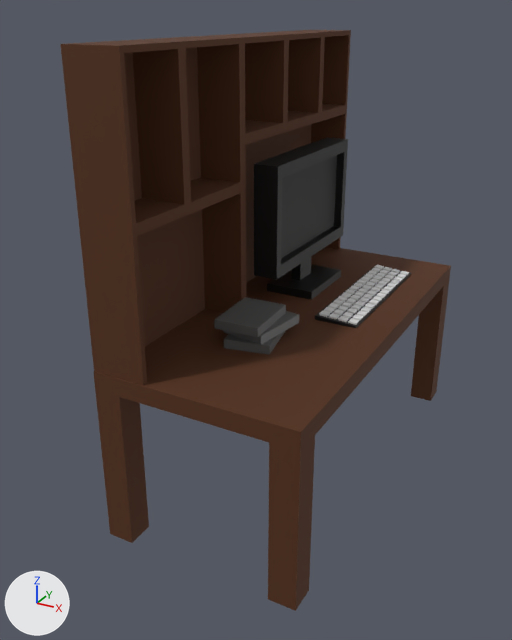
A saved change to the FBX model models/desk.fbx.
Before and after are seen from a 50 mm camera at (4.1, -7.06, 5.26) aimed at (0.48, -0.47, 1.97). Lighting does not change. The marker at lower left points along +X, +Y and +Z. Where no turn or scale is listed for an object, it has been applied to the vertices.

In view in the first picture: 'Base', 'Desk', 'Games', 'Keys', 'New Monitor', 'Shelves'.
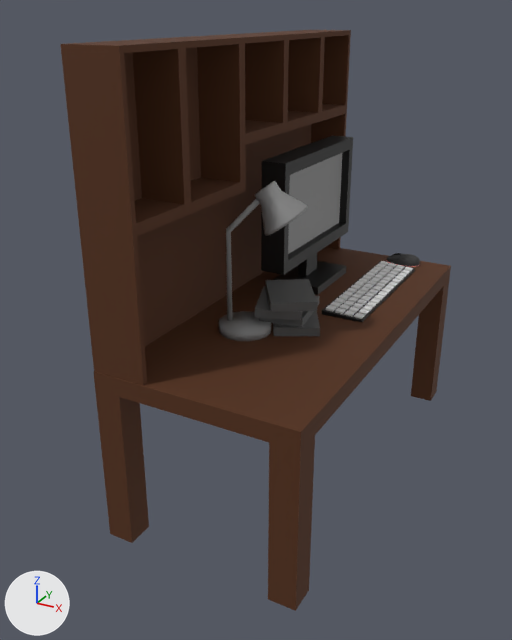
Where the newer file only moved an object's origin or applied its transform, the numbers keep the older frame.

Pixel boxes (x1, y1, x2, y2) of what changed, in the pictures (512 x 640 px; the box of a moved part takes in the faces that stretch with it):
'New Monitor', surface changed, moved (black to grey)
    before: (254, 137, 348, 300)
    after: (261, 135, 353, 295)
'Games', reshaped, moved (23% narrower)
    before: (214, 297, 299, 355)
    after: (255, 279, 320, 336)
'Lamp', added
    after: (219, 181, 308, 341)
'Keys', moved
    before: (319, 265, 409, 325)
    after: (326, 261, 413, 319)
'Base', moved
    before: (315, 265, 411, 328)
    after: (322, 261, 415, 322)
'Mouse', added
    after: (386, 253, 420, 267)
    faces in mat_mouseframe (black #3b3b3b): (386, 254, 420, 267)
part 1 of me_cube_005, cut back
    both: (137, 124, 312, 346)
part 2 of me_cube_004, moved or reshaped
    before: (224, 331, 285, 355)
    after: (273, 311, 320, 336)
part 3 of me_cube_004, moved or reshaped
    before: (223, 311, 299, 345)
    after: (259, 296, 320, 327)
part 4 of me_cube_004, moved or reshaped
    before: (214, 297, 286, 337)
    after: (255, 286, 303, 320)
part 5 of me_cube_004, added (black)
    after: (265, 279, 318, 312)

The change, as a diff of the scene's bpy script:
```diff
--- a/models/desk.fbx.py
+++ b/models/desk.fbx.py
@@ mat_screen @@
 mat_screen.roughness = 0.543
+mat_screen.emission_strength = 0.1
@@ me_cube_004 @@
 me_cube_004.from_pydata(...)  # 24 vertices, 18 faces; spans x 0.428..1.076, y -1.341..-0.498, z 2.0..2.3
+# me_cube_004 part 2: the loose piece of 8 vertices spanning x 0.438..1.062, y -1.341..-0.559, z 2.0..2.1 is turned 17.6 degrees about the z axis through its middle, then moved by (-0.847, 1.072, -2.2)
+# me_cube_004 part 3: the loose piece of 8 vertices spanning x 0.477..1.076, y -1.265..-0.498, z 2.1..2.2 is turned 17.6 degrees about the z axis through its middle, then moved by (-0.964, 1.047, -2.2)
+# me_cube_004 part 4: the loose piece of 8 vertices spanning x 0.428..0.958, y -1.333..-0.612, z 2.2..2.3 is turned 17.6 degrees about the z axis through its middle, then moved by (-0.932, 1.026, -2.2)
+# me_cube_004 part 5: the loose piece of 8 vertices spanning x 0.438..1.062, y -1.341..-0.559, z 2.0..2.1 is copied, and the copy is turned 21.7 degrees about the z axis through its middle, then moved by (-0.894, 1.033, -1.9); it spans x -0.544..0.256, y -0.346..0.513, z 0.1..0.2
 me_cube_004.materials.append(mat_games)
@@ me_cube_005 @@
-me_cube_005.from_pydata(...)  # 98 vertices, 90 faces; spans x -0.98..-0.38, y -2.4..2.4, z -1.0..2.0
+me_cube_005.from_pydata(...)  # 92 vertices, 85 faces; spans x -0.98..-0.38, y -2.4..2.4, z -1.0..2.0
+# me_cube_005 part 1
+# 8 vertices are removed from x -0.88..-0.38, y -0.54..-0.42, z -1.0..0.51
+# 12 faces are deleted
+# 2 vertices are added at (-0.38, -0.42, 0.45), (-0.88, -0.42, 0.45)
+# 7 new faces join them
 me_cube_005.materials.append(mat_wood)
@@ ob_keys @@
 ob_keys = bpy.data.objects.new('Keys', me_cube_008)
-ob_keys.location = (1.18, -0.11, 2.05)
+ob_keys.location = (1.18, 0.07, 2.05)
@@ ob_base @@
 ob_base = bpy.data.objects.new('Base', me_cube_007)
-ob_base.location = (0.6, 0.8, 3.0)
+ob_base.location = (0.6, 0.98, 3.0)
@@ ob_games @@
 ob_games = bpy.data.objects.new('Games', me_cube_004)
-ob_games.location = (0.0, 0.0, 0.0)
+ob_games.location = (1.04, -0.52, 2.2)
@@ ob_new_monitor @@
 ob_new_monitor = bpy.data.objects.new('New Monitor', me_cube_003)
-ob_new_monitor.location = (-0.1, 0.8, 3.0)
+ob_new_monitor.location = (-0.1, 0.98, 3.0)
@@ ob_lamp @@
+ob_lamp = bpy.data.objects.new('Lamp', me_cylinder_001)  # 292 vertices, 234 faces; spans x -0.29..0.65, y -0.29..0.36, z 0.0..1.68; in mat_lampframe (grey #8d8d8d), mat_lightbulb (yellow #cec673)
+ob_lamp.location = (0.54, -0.84, 2.0)
@@ ob_mouse @@
+ob_mouse = bpy.data.objects.new('Mouse', me_roundcube_001)  # 126 vertices, 117 faces; spans x -0.24..0.238, y -0.125..0.125, z 0.0..0.148; in mat_mouseframe (black #3c3c3c), mat_mousewheel (black #000000), mat_mouseaccent (red #e78071)
+ob_mouse.location = (1.36, 2.18, 2.0)
```
